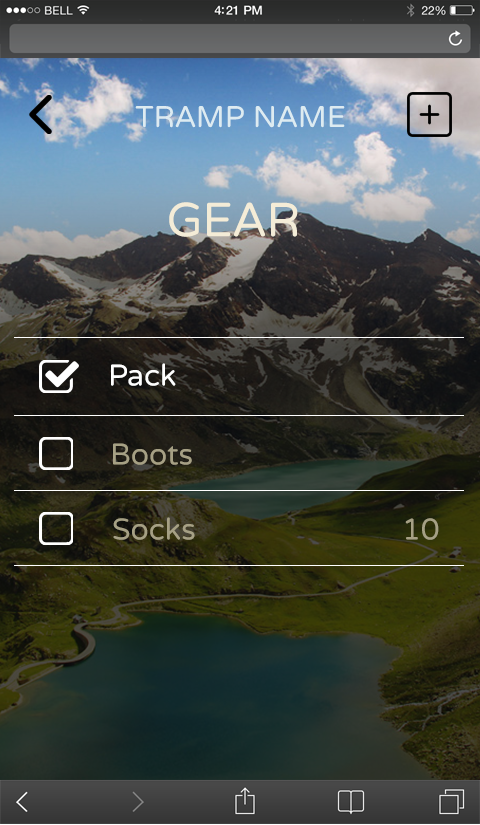
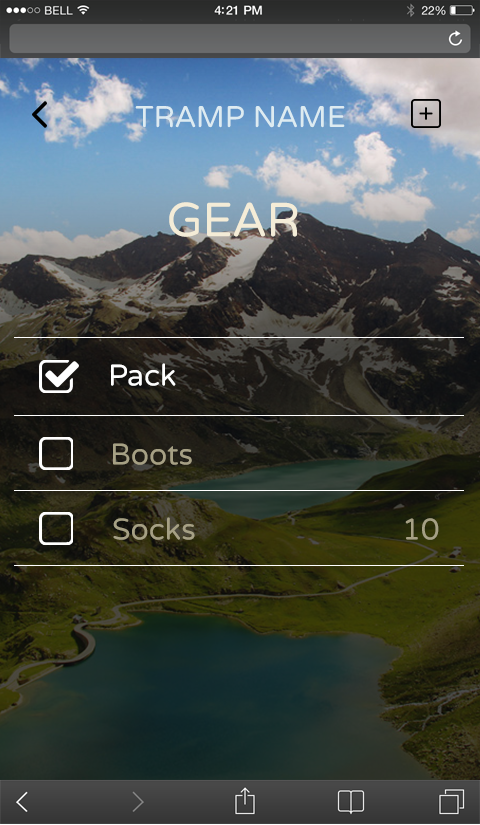
Layered file, before and after one edit (480 × 825). Changes by layer:
painted on "arrow487" over [29, 95, 52, 134]
painted on "add149" over [407, 92, 452, 137]
